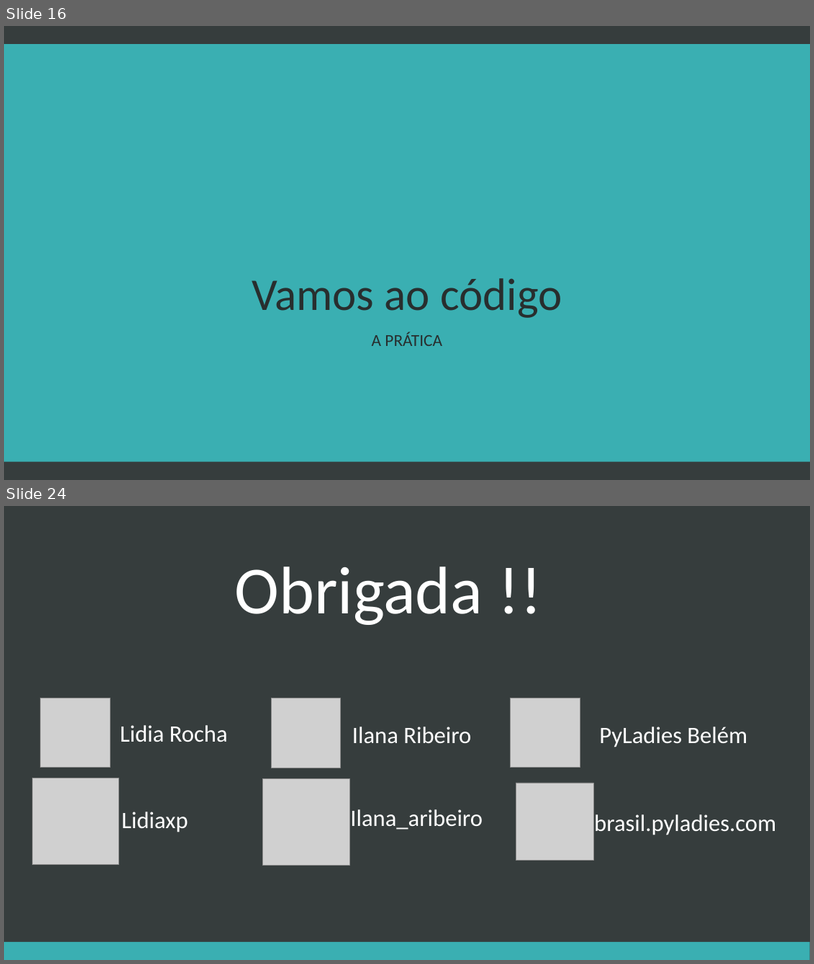
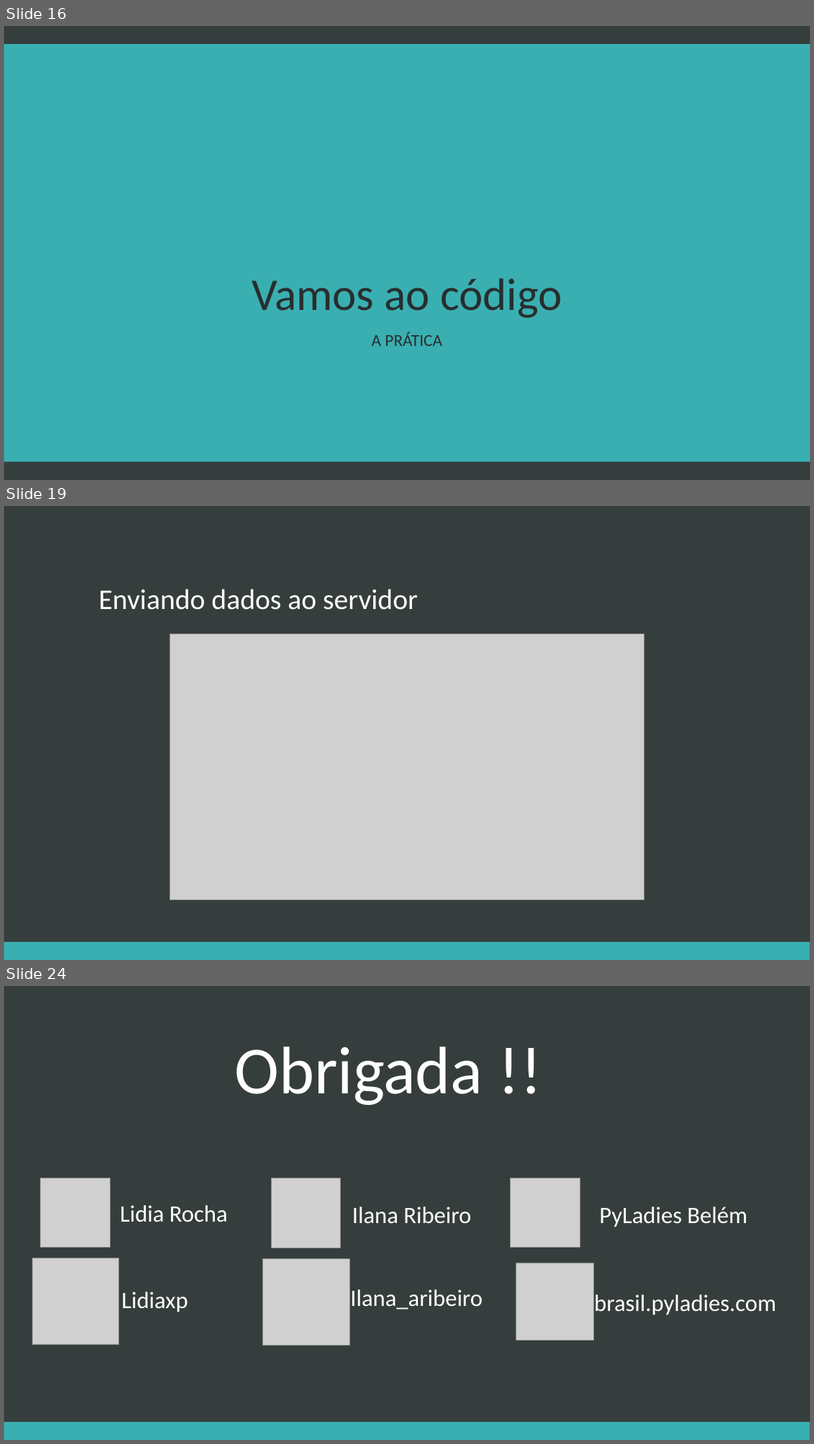
Before and after one commit to lidiaxp/CCBEU-Class, a slide deck: Internet of Things.pptx. Shown one above the other, each under a label of ours: slides 16 and 24 before the commit, slides 16, 19 and 24 after it; the slides between them are not shown. The pictures are 814x964 and 814x1444 pixels, drawn with LibreOffice and Linux fonts; fonts in the diff are those of the drawing; grey boxes stand for pictures. Boxes give left, top, right and bottom in pixels: in the first picture for what was removed or moved away, otherwise in the second. Text is boxed around its words. In the diff, an @@ line names an element or a change of style, - is before the commit and + after.

Commit message:
com esp

```diff
--- a/Internet of Things.pptx
+++ b/Internet of Things.pptx
@@ slide 19 added at (4,506,810,960), background #363D3D; not listed: 1 template element that a slide beside it also shows @@
@@ title added at (99,589,418,610), 34 pt, text #FFFFFF @@
+Enviando dados ao servidor
@@ picture added at (170,633,645,900) @@
```
Also in this commit, not shown: 7 slides changed, 1 slide removed.
